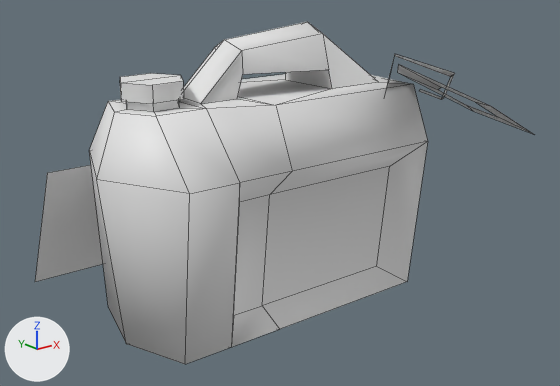
A saved change to the FBX model Assets/Art/Modelos/BerryCollectableAsset.fbx.
The view is the same before and after, from a 50 mm lens placed at (-1.151, -1.624, 0.954), pointed at (0.134, -0.018, 0.311). Every picture has the same lights, and +X, +Y and +Z are marked at lower left. The first picture is the older version. Mesh edges are drawn as thin lines. Materials are left out; every surface is plain grey.

Names of what the first picture shows: 'DieselCollectableAsset'.
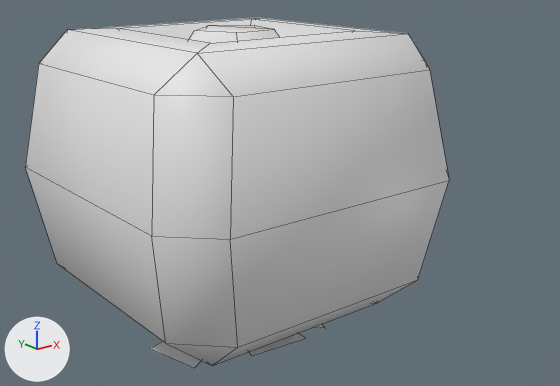
The change, as JSON lines over the scene's bpy script:
```json
{"block": "me_cube_859", "where": "# used by ob_dieselcollectableasset; location = (0.0, 0.0, 0.0)"}
{"op": "remove", "block": "me_cube_859", "code": "me_cube_859.from_pydata(...)  # 107 vertices, 87 faces; spans x -0.398..0.72, y -0.489..0.475, z -0.049..0.77"}
{"op": "add", "block": "me_cube_859", "code": "me_cube_859.from_pydata(...)  # 98 vertices, 81 faces; spans x -0.442..0.442, y -0.442..0.442, z -0.073..0.765"}
{"block": "me_cube_859", "change": "me_cube_859 part 1: the loose piece of 71 vertices spanning x -0.398..0.572, y -0.246..0.246, z -0.049..0.77 is rebuilt with 98 vertices and now spans x -0.442..0.442, y -0.442..0.442, z -0.073..0.765"}
{"block": "me_cube_859", "change": "me_cube_859 part 2: the loose piece of 12 vertices spanning x -0.324..-0.16, y -0.076..0.076, z 0.619..0.664 is deleted"}
{"block": "me_cube_859", "change": "me_cube_859 part 3: the loose piece of 10 vertices spanning x 0.348..0.584, y -0.315..-0.096, z 0.528..0.688 is deleted"}
{"block": "me_cube_859", "change": "me_cube_859 part 4: the loose piece of 10 vertices spanning x 0.335..0.72, y -0.489..-0.076, z 0.482..0.675 is deleted"}
{"block": "me_cube_859", "change": "me_cube_859 part 5: the loose piece of 4 vertices spanning x -0.397..0.233, y 0.303..0.475, z 0.02..0.392 is deleted"}
```

Location of each change, [x1, y1, x2, y2] in pixels of the pictures (560 x 386 px):
```json
{"object": "DieselCollectableAsset", "change": "reshaped", "before": [35, 22, 533, 364], "after": [26, 17, 449, 368], "on screen": "15% narrower"}
{"part": 1, "of": "me_cube_859", "change": "rebuilt", "before": [89, 22, 428, 364], "after": [26, 17, 449, 368], "on screen": "25% wider"}
{"part": 2, "of": "me_cube_859", "change": "deleted", "before": [120, 73, 184, 104]}
{"part": 3, "of": "me_cube_859", "change": "deleted", "before": [386, 54, 455, 100]}
{"part": 4, "of": "me_cube_859", "change": "deleted", "before": [398, 64, 533, 134]}
{"part": 5, "of": "me_cube_859", "change": "deleted", "before": [35, 165, 103, 282]}
```
